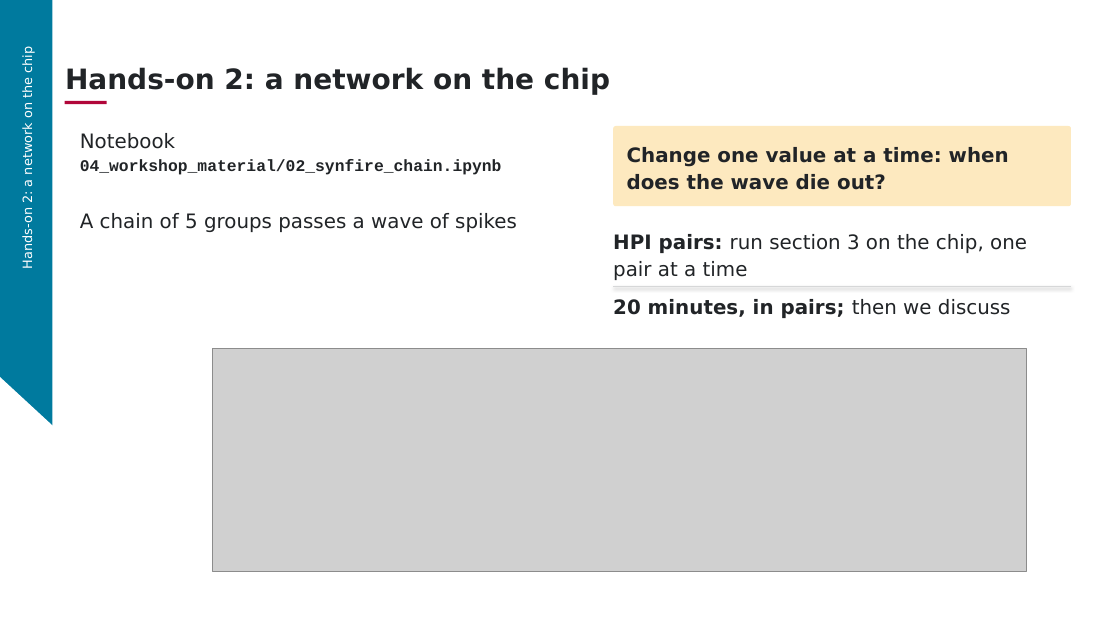
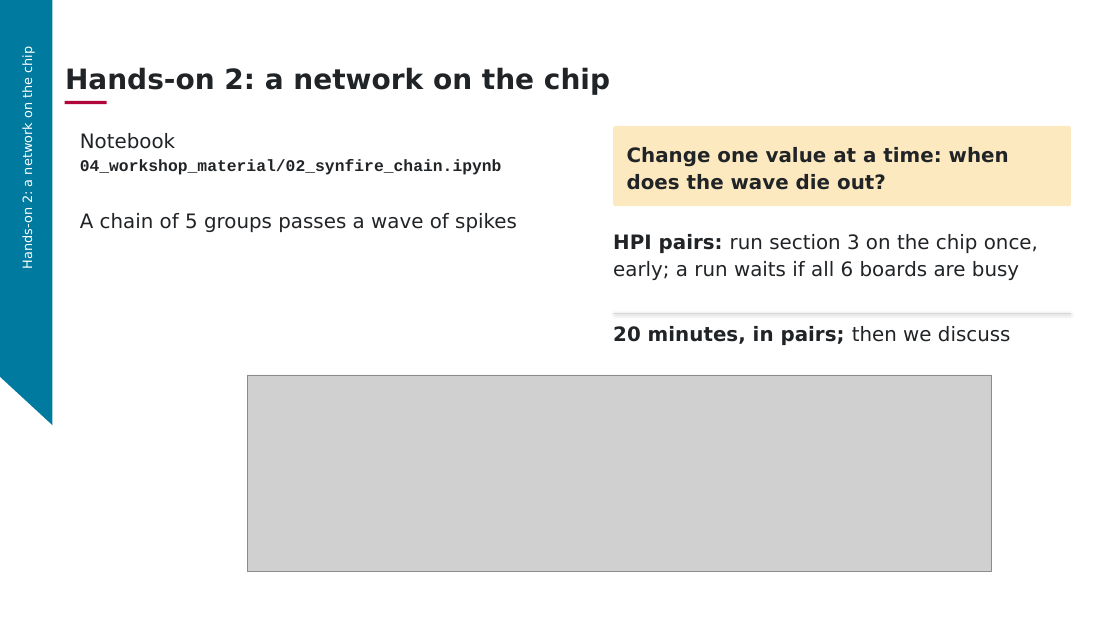
Before and after one commit to aihpi/workshop-spinnaker2, a slide deck: slide 26 of 02_workshop_design/slides/part1.pptx (slide 28 before the commit). Drawn at 1120x630 pixels with LibreOffice and Linux fonts; fonts in the diff are those of the drawing; grey boxes stand for pictures; background and template pictures are left out. Boxes give left, top, right and bottom in pixels: in the first picture for what was removed or moved away, otherwise in the second. Text is boxed around its words. In the diff, an @@ line names an element or a change of style, - is before the commit and + after.

```diff
--- a/02_workshop_design/slides/part1.pptx
+++ b/02_workshop_design/slides/part1.pptx
@@ text at box(613, 234, 1038, 280): text changed @@
-HPI pairs: run section 3 on the chip, one pair at a time
+HPI pairs: run section 3 on the chip once, early; a run waits if all 6 boards are busy
@@ text "20 minutes, in pairs; then ...": place and size @@
-text "20 minutes, in pairs; then ..." at box(613, 299, 1011, 318)
+text "20 minutes, in pairs; then ..." at box(613, 326, 1011, 345)
@@ line moved from (613, 287) - (1071, 287) to (613, 313) - (1071, 313) @@
@@ picture: place and size @@
-picture at box(213, 349, 1028, 571)
+picture at box(247, 375, 991, 571)
```
Also in this commit, not shown: 15 other slides changed, 10 other files.
